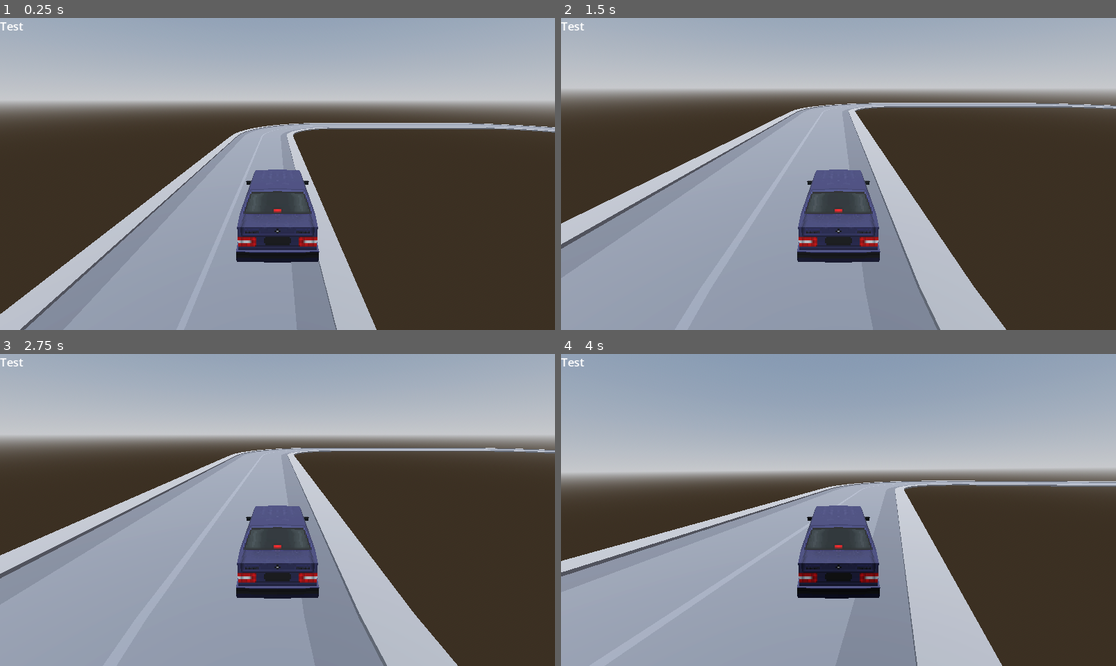
Above: before the commit, frames 1-4 (two rows, left to right).
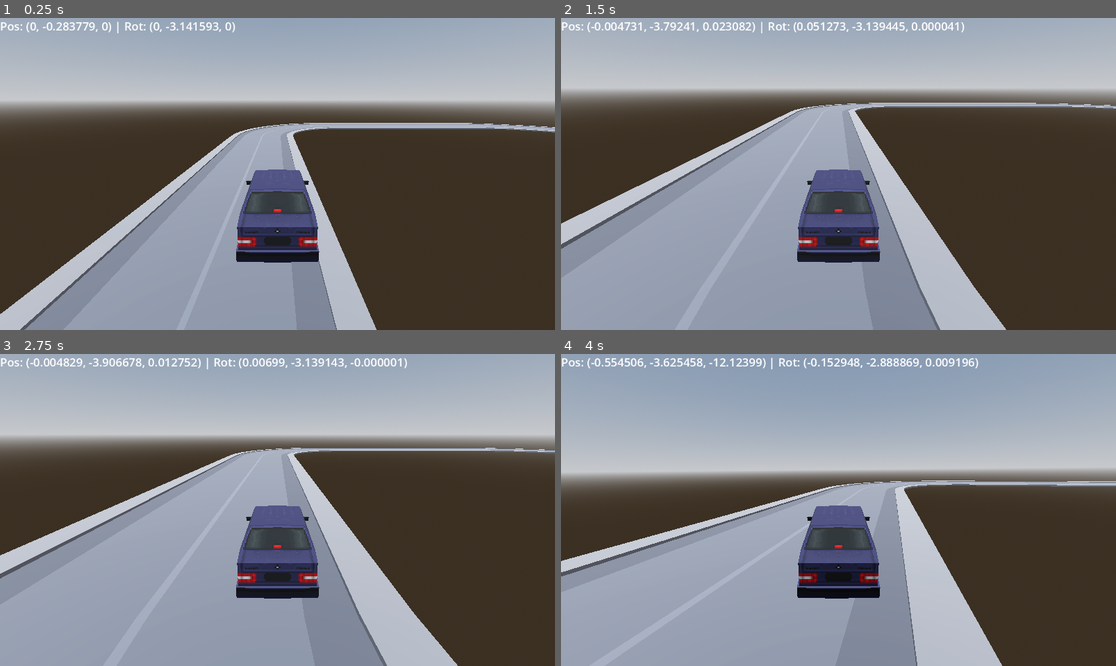
Above: after the commit, the same moments.

Repository: bstephe9/Racing-Game
Game: Godot game, scene res://main/main.tscn
The game is run twice, just before and just after one commit, with the same random seed, the same clock (stepped at 60 frames per second) and the same inputs.
Inputs:
- Up to frame 1 (0.25 s): no input
- Up to frame 2 (1.5 s): hold Right (turn_right) 0.53-1.28 s; tap Tab (mouse_capture) at 0.6, 1.35 s; hold Left (turn_left) from 1.28 s (still down)
- Up to frame 3 (2.75 s): release Left (turn_left) at 2.03 s; hold Right (turn_right) from 2.03 s (still down); tap Tab (mouse_capture) at 2.1 s
- Up to frame 4 (4 s): release Right (turn_right) at 2.78 s; hold Up (move_forward) 2.78-3.53 s; tap Tab (mouse_capture) at 2.85, 3.6 s; hold Left (turn_left) from 3.53 s (still down)

The runs differ from the first frame. In frame 1, 0.4% of the frame differs, in the area x 0-43%, y 1-5%; in frame 2, 0.8%; in frame 3, 0.8%; in frame 4, 0.9%, in the area x 0-76%, y 1-5%.

Commit message:
feat: Add mouse capturing and game exiting

Diff:
--- a/level/level.gd
+++ b/level/level.gd
@@ -8,8 +8,7 @@
 
 # Called every frame. 'delta' is the elapsed time since the previous frame.
 func _process(delta: float) -> void:
-	#$Debug/L_car.text = "Pos: %s | Rot: %s" % [
-		#$Vehicle.position,
-		#$Vehicle.rotation
-	#]
-	pass
+	$Debug/L_car.text = "Pos: %s | Rot: %s" % [
+		$Vehicle.position,
+		$Vehicle.rotation
+	]
--- a/main/global.gd
+++ b/main/global.gd
@@ -1,11 +1,3 @@
 extends Node
 
-
-# Called when the node enters the scene tree for the first time.
-func _ready() -> void:
-	pass # Replace with function body.
-
-
-# Called every frame. 'delta' is the elapsed time since the previous frame.
-func _process(delta: float) -> void:
-	pass
+var mouse_captured: bool = false
--- a/main/main.gd
+++ b/main/main.gd
@@ -1,11 +1,17 @@
-extends Node3D
+extends Node
 
+func _ready() -> void:
+	capture_mouse()
 
-# Called when the node enters the scene tree for the first time.
-func _ready() -> void:
-	pass # Replace with function body.
+func _input(_event: InputEvent) -> void:
+	if Input.is_action_just_pressed("exit"): get_tree().quit()
+	if Input.is_action_just_pressed("mouse_capture"):
+		release_mouse() if Global.mouse_captured else capture_mouse()
 
+func capture_mouse() -> void:
+	Input.set_mouse_mode(Input.MOUSE_MODE_CAPTURED)
+	Global.mouse_captured = true
 
-# Called every frame. 'delta' is the elapsed time since the previous frame.
-func _process(delta: float) -> void:
-	pass
+func release_mouse() -> void:
+	Input.set_mouse_mode(Input.MOUSE_MODE_VISIBLE)
+	Global.mouse_captured = false
--- a/project.godot
+++ b/project.godot
@@ -28,17 +28,20 @@
 move_forward={
 "deadzone": 0.5,
 "events": [Object(InputEventKey,"resource_local_to_scene":false,"resource_name":"","device":-1,"window_id":0,"alt_press …(182 unchanged characters)…
+, Object(InputEventKey,"resource_local_to_scene":false,"resource_name":"","device":-1,"window_id":0,"alt_pressed":false,"shift_pressed":false,"ctrl_pressed":false,"meta_pressed":false,"pressed":false,"keycode":0,"physical_keycode":87,"key_label":0,"unicode":119,"echo":false,"script":null)
 ]
 }
 turn_right={
 "deadzone": 0.5,
 "events": [Object(InputEventKey,"resource_local_to_scene":false,"resource_name":"","device":-1,"window_id":0,"alt_press …(182 unchanged characters)…
+, Object(InputEventKey,"resource_local_to_scene":false,"resource_name":"","device":-1,"window_id":0,"alt_pressed":false,"shift_pressed":false,"ctrl_pressed":false,"meta_pressed":false,"pressed":false,"keycode":0,"physical_keycode":68,"key_label":0,"unicode":100,"echo":false,"script":null)
 , Object(InputEventJoypadMotion,"resource_local_to_scene":false,"resource_name":"","device":-1,"axis":0,"axis_value":1.0,"script":null)
 ]
 }
 turn_left={
 "deadzone": 0.5,
 "events": [Object(InputEventKey,"resource_local_to_scene":false,"resource_name":"","device":-1,"window_id":0,"alt_press …(182 unchanged characters)…
+, Object(InputEventKey,"resource_local_to_scene":false,"resource_name":"","device":-1,"window_id":0,"alt_pressed":false,"shift_pressed":false,"ctrl_pressed":false,"meta_pressed":false,"pressed":false,"keycode":0,"physical_keycode":65,"key_label":0,"unicode":97,"echo":false,"script":null)
 , Object(InputEventJoypadMotion,"resource_local_to_scene":false,"resource_name":"","device":-1,"axis":0,"axis_value":-1.0,"script":null)
 ]
 }
